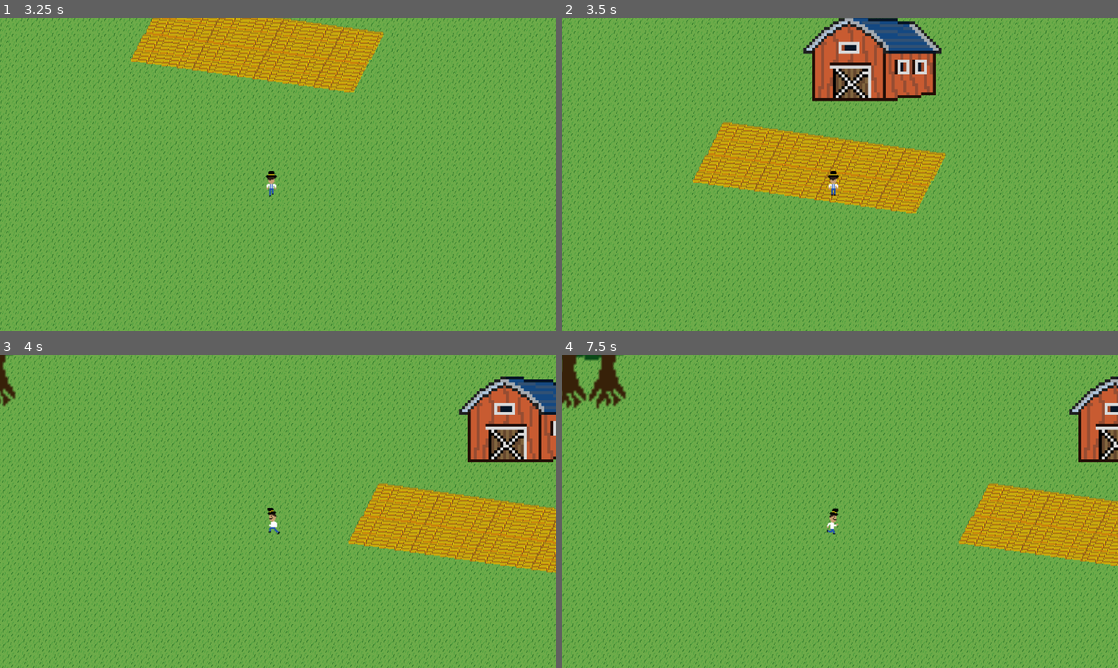
Above: before the commit, frames 1-4 (two rows, left to right).
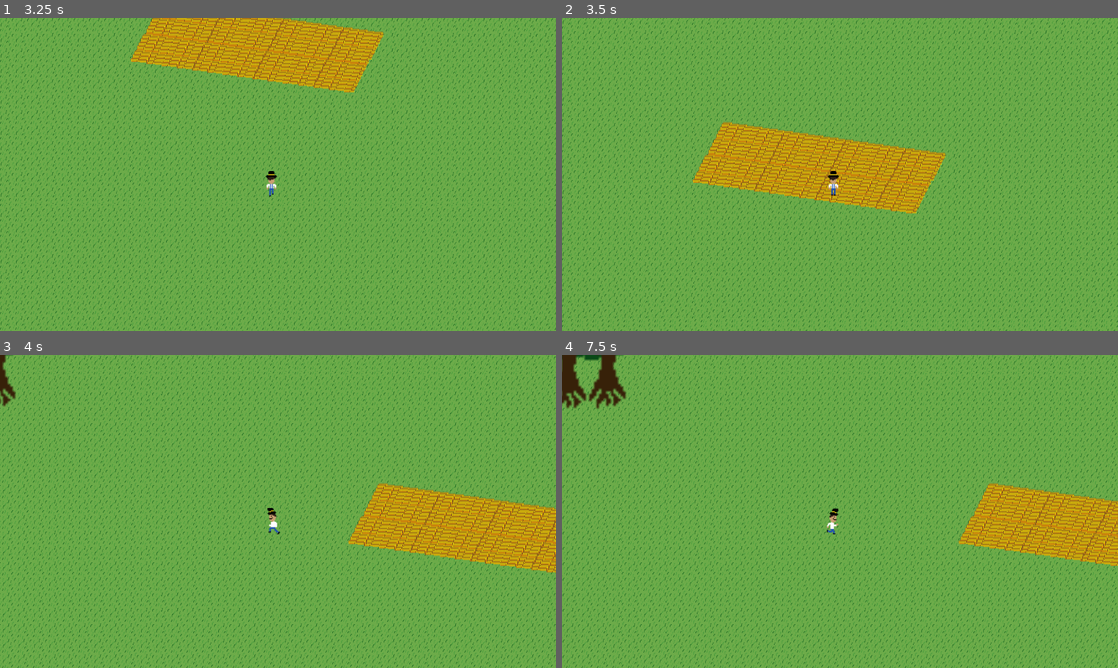
Above: after the commit, the same moments.

Repository: ian-kr/Melon
Game: Godot game, scene res://scenes/levels/town.tscn
The game is run twice, just before and just after one commit, with the same random seed, the same clock (stepped at 60 frames per second) and the same inputs. This scene is started directly instead of the project's main scene.
Inputs:
- Up to frame 1 (3.25 s): tap Enter (ui_accept) at 0.5, 0.6, 0.77, 1.07, 1.35, 1.52, 1.82, 2.1, 2.85, 3.02 s; hold D (right) 0.53-1.28 s; hold S (down) 1.28-2.03 s; hold D (right) 2.03-2.78 s; hold W (up) from 2.78 s (still down)
- Up to frame 2 (3.5 s): keep holding W (up); tap Enter (ui_accept) at 3.32 s
- Up to frame 3 (4 s): release W (up) at 3.53 s; hold A (left) from 3.53 s (still down); tap Enter (ui_accept) at 3.6, 3.77 s
- Up to frame 4 (7.5 s): tap Enter (ui_accept) at 4.07, 4.35, 4.52, 4.82, 5.1, 5.85, 6.02, 6.32, 6.6, 6.77, 7.07, 7.35 s; release A (left) at 5.03 s; hold S (down) 5.03-5.78 s; hold D (right) 5.78-6.53 s; hold W (up) 6.53-7.28 s; hold D (right) from 7.28 s (still down)

Frame 1 is identical in both runs. In frame 2, 5.5% of the frame differs, in the area x 43-69%, y 0-27%; in frame 3, 4.1%; in frame 4, 1.8%.

Commit message:
Adding coward ending

Diff:
--- /dev/null
+++ b/scenes/levels/LeaveArea.gd
@@ -0,0 +1,15 @@
+extends Area2D
+
+var entered : bool = false
+
+
+
+# Called every frame. 'delta' is the elapsed time since the previous frame.
+func _process(delta):
+	if(entered == true):
+		if(Input.is_action_just_pressed("ui_accept")):
+			get_tree().change_scene_to_file("res://scences/levels/Coward_Ending")
+
+
+func _on_body_entered(body):
+	entered = true
--- /dev/null
+++ b/scenes/levels/coward_ending.tscn
@@ -0,0 +1,3 @@
+[gd_scene format=3 uid="uid://yp8aotqjugy3"]
+
+[node name="Coward_Ending" type="Node2D"]
--- a/scenes/levels/town.tscn
+++ b/scenes/levels/town.tscn
@@ -10,6 +10,7 @@
 [ext_resource type="Texture2D" uid="uid://cbcg8m2tir20u" path="res://graphics/assets/things/Tree2.png" id="7_mgkwl"]
 [ext_resource type="Texture2D" uid="uid://tegslj7v83hy" path="res://graphics/assets/things/Tree3.png" id="8_p8f42"]
 [ext_resource type="Texture2D" uid="uid://cwldi1vc7tqlt" path="res://graphics/assets/things/House1.png" id="9_o6io6"]
+[ext_resource type="Script" path="res://scenes/levels/LeaveArea.gd" id="10_eswwj"]
 [ext_resource type="Script" path="res://scenes/levels/Barn Area.gd" id="10_g07nf"]
 
 [sub_resource type="RectangleShape2D" id="RectangleShape2D_xsw73"]
@@ -20,6 +21,9 @@
 
 [sub_resource type="RectangleShape2D" id="RectangleShape2D_m3f2g"]
 size = Vector2(149, 140)
+
+[sub_resource type="CircleShape2D" id="CircleShape2D_2qxbk"]
+radius = 120.801
 
 [sub_resource type="CircleShape2D" id="CircleShape2D_i8lus"]
 radius = 85.9593
@@ -146,8 +150,16 @@
 position = Vector2(369, 286)
 shape = SubResource("RectangleShape2D_m3f2g")
 
+[node name="LeaveArea" type="Area2D" parent="."]
+position = Vector2(30, 4)
+script = ExtResource("10_eswwj")
+
+[node name="CollisionShape2D" type="CollisionShape2D" parent="LeaveArea"]
+position = Vector2(23, 1249)
+shape = SubResource("CircleShape2D_2qxbk")
+
 [node name="Barn Area" type="Area2D" parent="."]
-position = Vector2(30, 4)
+position = Vector2(1222, 322)
 script = ExtResource("10_g07nf")
 
 [node name="CollisionShape2D" type="CollisionShape2D" parent="Barn Area"]
@@ -159,5 +171,7 @@
 scale = Vector2(0.761719, 0.765625)
 texture = ExtResource("3_2xk2g")
 
+[connection signal="area_shape_entered" from="LeaveArea" to="." method="_on_leave_area_area_shape_entered"]
+[connection signal="body_entered" from="LeaveArea" to="LeaveArea" method="_on_body_entered"]
 [connection signal="body_entered" from="Barn Area" to="Barn Area" method="_on_body_entered"]
 [connection signal="body_shape_exited" from="Barn Area" to="Barn Area" method="_on_body_shape_exited"]
Not shown: 1 places in scenes/Player_Content/character_body_2d.tscn that only renumber resources
Not shown: 1 places in scenes/levels/town.tscn that only renumber resources
